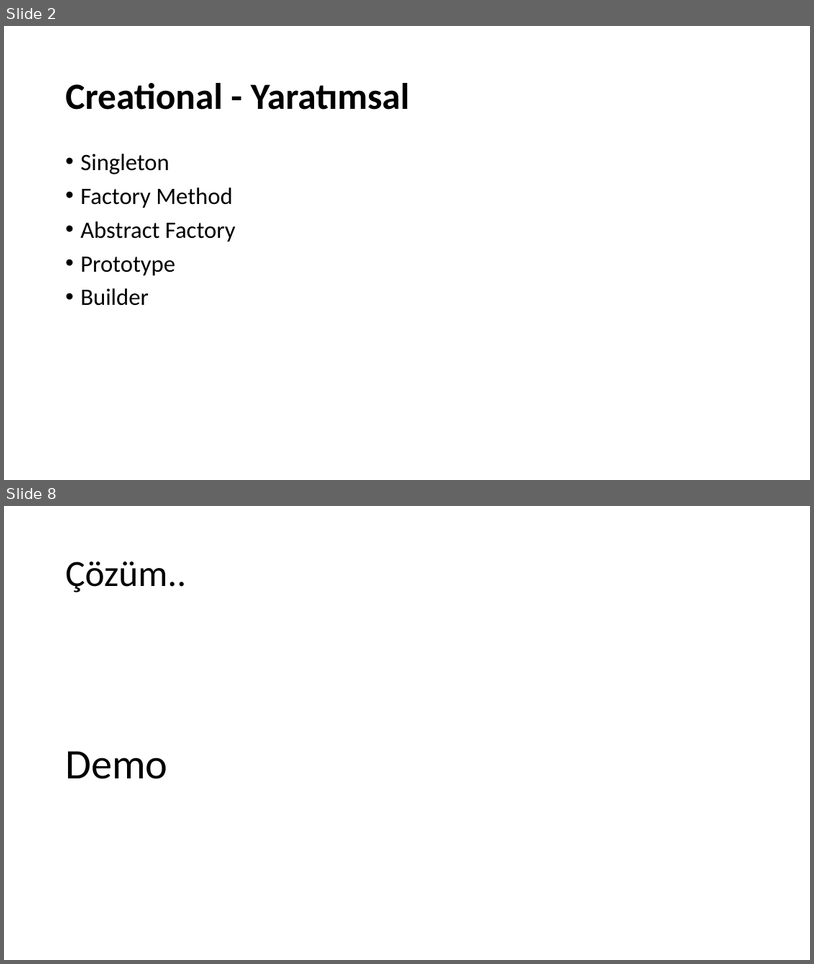
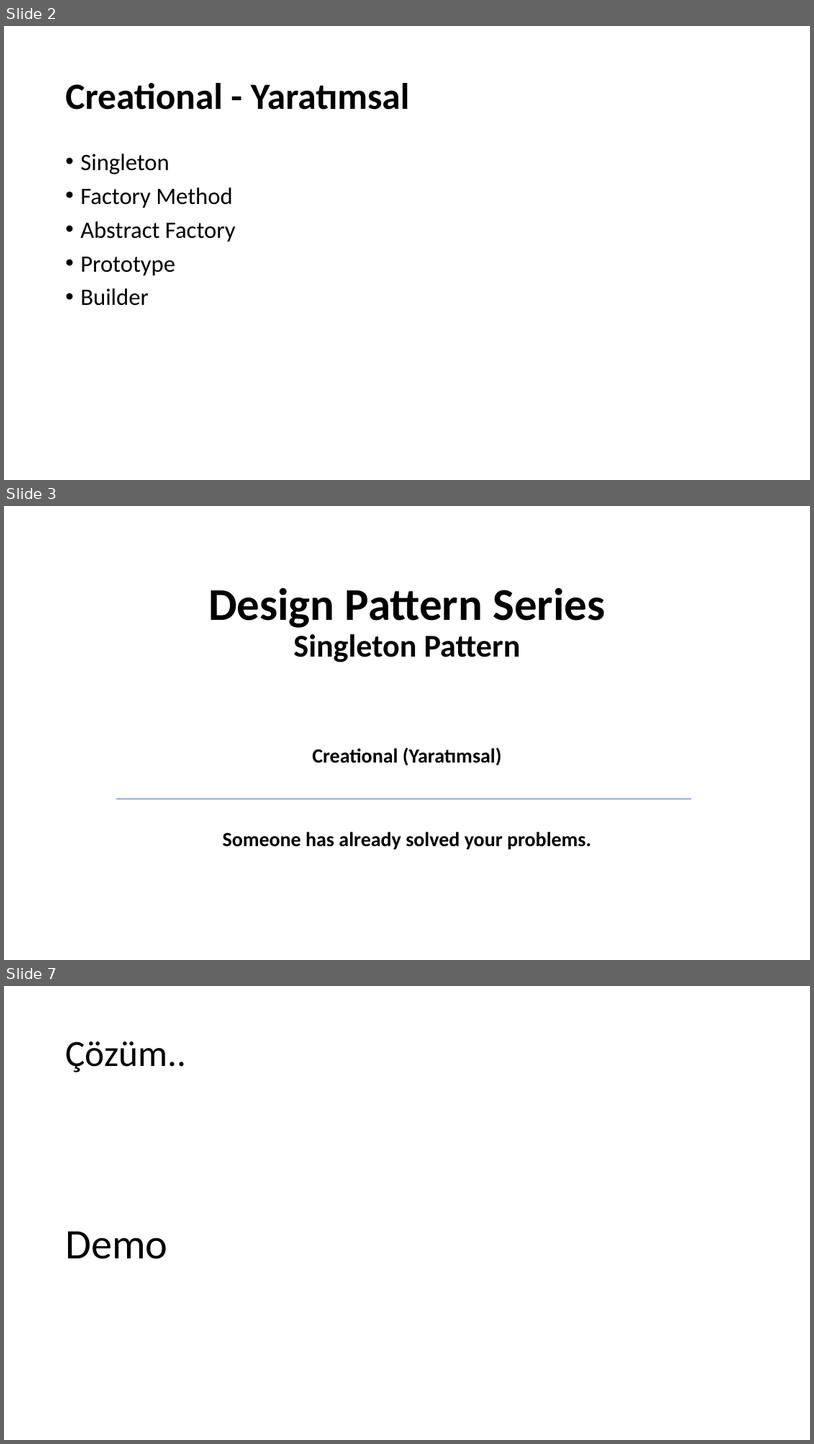
Before and after one commit to umiitkose/DesignPattern-Umiitkose, a slide deck: Tasarımdesenleri.pptx. Shown one above the other, each under a label of ours: slides 2 and 8 before the commit, slides 2, 3 and 7 after it; the slides between them are not shown. The pictures are 814x964 and 814x1444 pixels, drawn with LibreOffice and Linux fonts; fonts in the diff are those of the drawing. Boxes give left, top, right and bottom in pixels: in the first picture for what was removed or moved away, otherwise in the second. Text is boxed around its words. In the diff, an @@ line names an element or a change of style, - is before the commit and + after.

Commit message:
update Tasarımdesenleri.pptx and add singleton pattern

```diff
--- a/Tasarımdesenleri.pptx
+++ b/Tasarımdesenleri.pptx
@@ slide 3 added at (4, 506, 810, 960), background #FFFFFF @@
@@ title added at (208, 587, 605, 662), 54 pt, text #000000, bold @@
+Design Pattern Series
+Singleton Pattern
@@ subtitle added at (223, 747, 592, 849), 24 pt, text #000000, bold @@
+Creational (Yaratımsal)
+Someone has already solved your problems.
@@ line added from (116, 798) to (692, 798), #4472C4 0.5 pt @@
@@ what was slide 8 is now slide 7 @@
```
Also in this commit, not shown: 5 other slides added, 21 other files.
